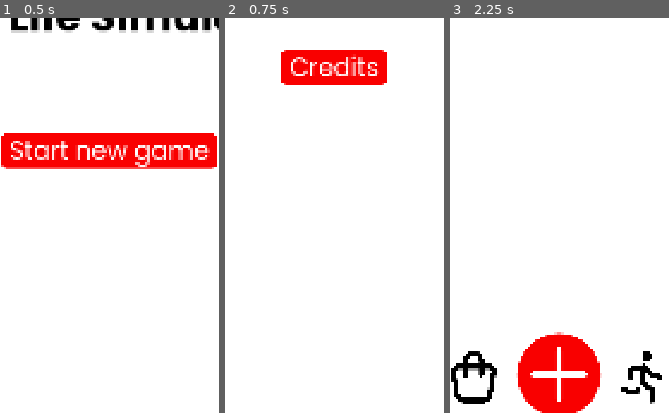
Above: before the commit, frames 1-3 (left to right).
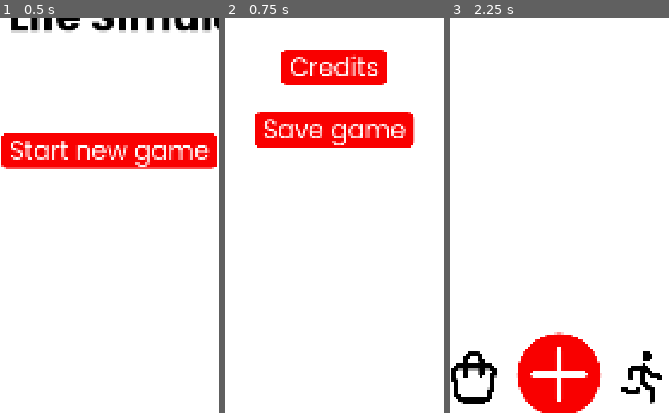
Above: after the commit, the same moments.

Repository: gaulsoodmanbls/badlifesimulator
Game: Godot game, scene res://pages/index.tscn
The game is run twice, just before and just after one commit, with the same random seed, the same clock (stepped at 60 frames per second) and the same inputs.
Inputs (mouse positions are % of the whole screen's width and height, from its top left):
- Up to frame 1 (0.5 s): no input
- Up to frame 2 (0.75 s): click (95, 97) at 0.5 s
- Up to frame 3 (2.25 s): click (5, 3) at 1.25 s; click "Start new game" at 2 s
The pictures show only the part of the screen within x 25-75%, y 11-61%; the shares and areas given below are measured in that part.

Frame 1 is identical in both runs. In frame 2, 6.3% of the frame differs, in the area x 13-87%, y 23-33%; in frame 3, nothing differs.

Commit message:
working life saving on demand!!
in settings -> save game

Diff:
--- /dev/null
+++ b/objects/exit.tscn
@@ -0,0 +1,12 @@
+[gd_scene format=3 uid="uid://moehuc8f6dgg"]
+
+[ext_resource type="Texture2D" uid="uid://gu2yglnbm4e1" path="res://assets/x.png" id="1_kljq8"]
+
+[node name="exit" type="TextureButton" unique_id=1865769784]
+offset_left = 20.0
+offset_top = 20.0
+offset_right = 120.0
+offset_bottom = 120.0
+texture_normal = ExtResource("1_kljq8")
+ignore_texture_size = true
+stretch_mode = 0
--- a/pages/developer_mode.tscn
+++ b/pages/developer_mode.tscn
@@ -3,7 +3,7 @@
 [ext_resource type="PackedScene" uid="uid://pmo8e2dmbkfm" path="res://objects/background.tscn" id="1_0vgvw"]
 [ext_resource type="Script" uid="uid://dax5d1uygehpj" path="res://pages/scripts/developerMode.gd" id="1_x7xls"]
 [ext_resource type="LabelSettings" uid="uid://bst31irnyaguk" path="res://styles/text/subheading.tres" id="2_0eyul"]
-[ext_resource type="Texture2D" uid="uid://gu2yglnbm4e1" path="res://assets/x.png" id="3_x7xls"]
+[ext_resource type="PackedScene" uid="uid://moehuc8f6dgg" path="res://objects/exit.tscn" id="4_4vx13"]
 [ext_resource type="Theme" uid="uid://dshdkxfve2nxr" path="res://styles/input/text_single_line_input.tres" id="5_mj11j"]
 [ext_resource type="Theme" uid="uid://bstk834mafqp" path="res://styles/button1/button1.tres" id="6_llmlx"]
 [ext_resource type="LabelSettings" uid="uid://dl6sog5hfkb6u" path="res://styles/text/body.tres" id="6_uksx0"]
@@ -22,14 +22,7 @@
 label_settings = ExtResource("2_0eyul")
 horizontal_alignment = 1
 
-[node name="exit" type="TextureButton" parent="." unique_id=1109763433]
-offset_left = 20.0
-offset_top = 20.0
-offset_right = 120.0
-offset_bottom = 120.0
-texture_normal = ExtResource("3_x7xls")
-ignore_texture_size = true
-stretch_mode = 0
+[node name="exit" parent="." unique_id=1865769784 instance=ExtResource("4_4vx13")]
 
 [node name="input" type="LineEdit" parent="." unique_id=941077151]
 offset_left = 240.0
--- /dev/null
+++ b/pages/save_game.tscn
@@ -0,0 +1,38 @@
+[gd_scene format=3 uid="uid://b0ey5pljcryvw"]
+
+[ext_resource type="PackedScene" uid="uid://pmo8e2dmbkfm" path="res://objects/background.tscn" id="1_3fw71"]
+[ext_resource type="Script" uid="uid://rbnp34icuove" path="res://pages/scripts/saveGame.gd" id="1_tiiku"]
+[ext_resource type="PackedScene" uid="uid://b7bfib5vbcvk6" path="res://objects/heading.tscn" id="3_kqiid"]
+[ext_resource type="PackedScene" uid="uid://cjnbhqp8obehv" path="res://objects/back_button.tscn" id="4_nfrcw"]
+[ext_resource type="LabelSettings" uid="uid://dl6sog5hfkb6u" path="res://styles/text/body.tres" id="5_kqiid"]
+[ext_resource type="PackedScene" uid="uid://ck7ra4cupjjkm" path="res://objects/button_default.tscn" id="6_nfrcw"]
+
+[node name="saveGame" type="Node2D" unique_id=1065341072]
+script = ExtResource("1_tiiku")
+
+[node name="background" parent="." unique_id=562890933 instance=ExtResource("1_3fw71")]
+
+[node name="heading" parent="." unique_id=33655322 instance=ExtResource("3_kqiid")]
+text = "Save game"
+
+[node name="back" parent="." unique_id=17962498 instance=ExtResource("4_nfrcw")]
+
+[node name="body" type="Label" parent="." unique_id=166332865]
+offset_left = 40.0
+offset_top = 300.0
+offset_right = 1040.0
+offset_bottom = 323.0
+text = "Bad Life Simulator saves automatically, but if you want to manually do it here... I guess you can."
+label_settings = ExtResource("5_kqiid")
+horizontal_alignment = 1
+autowrap_mode = 2
+
+[node name="saveLife" parent="." unique_id=1544237965 instance=ExtResource("6_nfrcw")]
+offset_left = 416.0
+offset_top = 566.0
+offset_right = 665.0
+offset_bottom = 650.0
+text = "Save life"
+
+[connection signal="pressed" from="back" to="." method="_on_back_pressed"]
+[connection signal="pressed" from="saveLife" to="." method="_on_save_life_pressed"]
--- /dev/null
+++ b/pages/scripts/saveGame.gd
@@ -0,0 +1,9 @@
+extends Node2D #author(s): Ethan Scott
+
+
+func _on_back_pressed() -> void:
+	get_tree().change_scene_to_file("res://pages/settings.tscn")
+
+
+func _on_save_life_pressed() -> void: #on saving life button pressed
+	global.saveGame()
--- a/pages/scripts/settings.gd
+++ b/pages/scripts/settings.gd
@@ -6,3 +6,6 @@
 
 func _on_credits_pressed() -> void:
 	get_tree().change_scene_to_file("res://pages/credits.tscn")
+
+func _on_save_game_pressed() -> void:
+	get_tree().change_scene_to_file("res://pages/save_game.tscn")
--- a/pages/settings.tscn
+++ b/pages/settings.tscn
@@ -23,5 +23,13 @@
 offset_bottom = 384.0
 text = "Credits"
 
+[node name="saveGame" parent="." unique_id=163180911 instance=ExtResource("5_w6vqt")]
+offset_left = 369.0
+offset_top = 450.0
+offset_right = 712.0
+offset_bottom = 534.0
+text = "Save game"
+
 [connection signal="pressed" from="back" to="." method="_on_back_pressed"]
 [connection signal="pressed" from="credits" to="." method="_on_credits_pressed"]
+[connection signal="pressed" from="saveGame" to="." method="_on_save_game_pressed"]
Not shown, added: pages/scripts/saveGame.gd.uid
Not shown, changed: assets/achievements/achievements guide.xlsx
